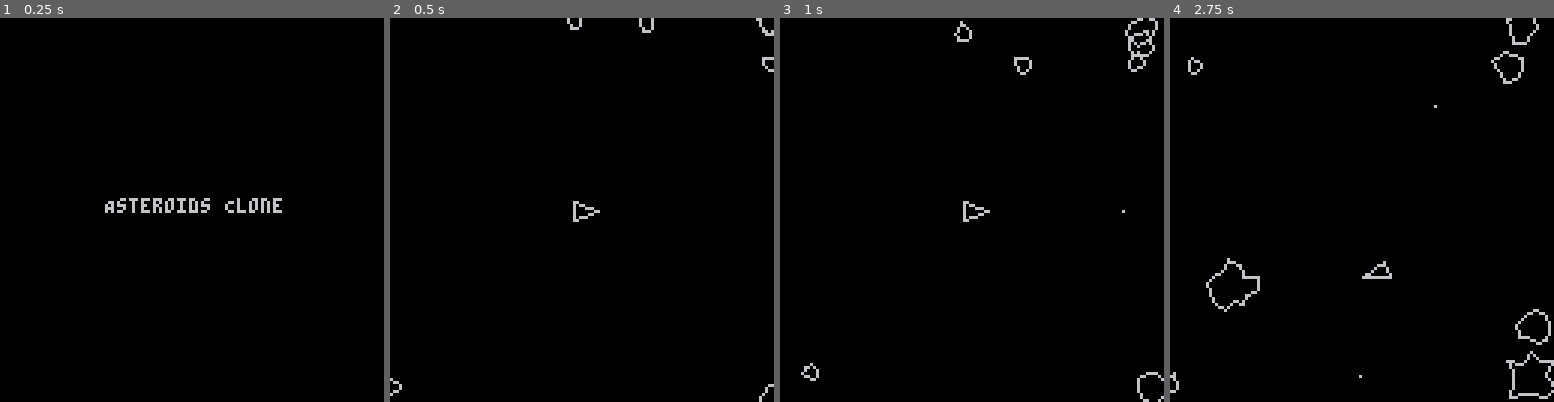
Above: before the commit, frames 1-4 (left to right).
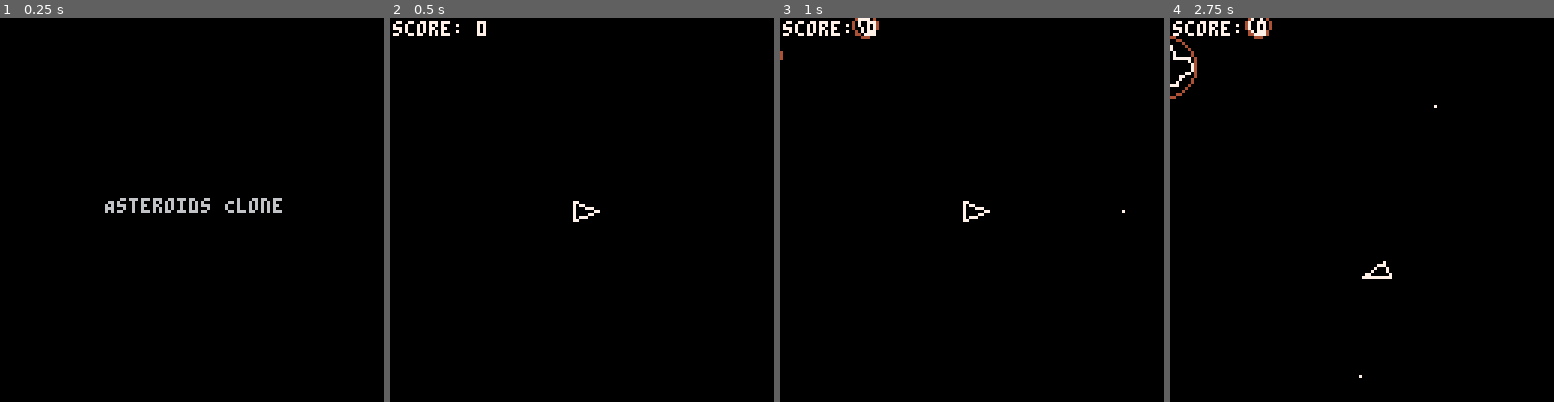
Above: after the commit, the same moments.

Repository: spencersokol/asteroids
Game: PICO-8 cartridge demo.p8
Same seed, same stepped clock (60 frames per second), same inputs: the game is played once before the commit and once after it.
Inputs:
- Up to frame 1 (0.25 s): no input
- Up to frame 2 (0.5 s): tap X (X key) at 0.33 s
- Up to frame 3 (1 s): tap O (Z key) at 0.7 s
- Up to frame 4 (2.75 s): tap X (X key) at 1.07, 1.85 s; hold Right 1.6-2.1 s; tap O (Z key) at 1.7, 2.1, 2.5 s; hold Up 2.15-2.42 s; hold Right from 2.47 s (still down)

Frame 1 is identical in both runs. In frame 2, 0.8% of the frame differs, in the area x 0-100%, y 0-100%; in frame 3, 1.4%; in frame 4, 2.2%.

Commit message:
Add .gitignore; Fix asteroids spawning; Add debugging

Diff:
--- a/demo.p8
+++ b/demo.p8
@@ -1,8 +1,6 @@
 pico-8 cartridge // http://www.pico-8.com
 version 43
 __lua__
-
-#include src/main.lua
 
 #include src/utils/globals.lua
 #include src/utils/debug.lua
@@ -20,6 +18,8 @@
 #include src/scenes/title.lua
 #include src/scenes/game.lua
 
+#include src/main.lua
+
 function _init()
     scene:load(title)
 end
--- a/src/entities/asteroid.lua
+++ b/src/entities/asteroid.lua
@@ -2,10 +2,12 @@
 
     label = "asteroid",
 
+    score = 50,
     x = 0,
     y = 0,
     width = 7,
     variation = 3,
+    buffer = 0,
     points = {},
     min_points = 8,
     rotation = 0,
@@ -14,6 +16,39 @@
     spin_speed = 0,
     x_velocity = 0,
     y_velocity = 0,
+    is_killer = false,
+
+    find_start = function(_ENV)
+
+        -- probably a better way to do this whole thing
+
+        -- center screen
+        x = 64
+        y = 64
+
+        -- need to essentially reverse velocity
+        -- to get a good starting point
+        local x_sign = x_velocity >= 0 and -1 or 1
+        local y_sign = y_velocity >= 0 and -1 or 1
+
+        -- figure out the multiplier to get from
+        -- the center point to off screen
+        local x_multiplier = ((64 + buffer)/x_velocity)
+        local y_multiplier = ((64 + buffer)/y_velocity)
+
+        -- log("x_multiplier: " .. x_multiplier)
+        -- log("y_multiplier: " .. y_multiplier)
+
+        -- get the starting point by using the smallest multiplier
+        if (abs(x_multiplier) < abs(y_multiplier)) then
+            x += flr(x_multiplier * x_velocity) * x_sign
+            y += flr(x_multiplier * y_velocity) * y_sign
+        else
+            x += flr(y_multiplier * x_velocity) * x_sign
+            y += flr(y_multiplier * y_velocity) * y_sign
+        end
+
+    end,
 
     init = function(_ENV)
 
@@ -26,11 +61,16 @@
         rotation = rnd()
         spin_speed = rnd(0.015)
 
-        x = cos(rotation) * -256
-        y = sin(rotation) * -256
+        buffer = width + variation + 10
 
         x_velocity = cos(rotation) * speed
         y_velocity = sin(rotation) * speed
+
+        _ENV:find_start()
+
+        log("asteroid.position: " .. x .. "," .. y)
+        log("asteroid.rotation: " .. rotation)
+        log("asteroid.velocity: " .. x_velocity .. "," .. y_velocity)
 
         -- generate random number of points based on size
         local num_points = flr(rnd(5)) + width
@@ -48,17 +88,22 @@
 
         entity.update(_ENV)
 
-        -- update position
+        -- update position and spin
         x += x_velocity
         y += y_velocity
 
-        -- don't go off screen
-        if (x > 128) x = 0
-        if (x < 0) x = 128
-        if (y > 128) y = 0
-        if (y < 0) y = 128
+        spin += spin_speed
 
-        spin += spin_speed
+
+        -- don't go too far off screen
+        -- use a buffer so the asteroid goes off screen though
+        local lower = 0 - buffer
+        local upper = 128 + buffer
+
+        if (x > upper) x = lower
+        if (x < lower) x = upper
+        if (y > upper) y = lower
+        if (y < lower) y = upper
 
     end,
 
@@ -79,7 +124,8 @@
                 x + cos(r1 + spin) * d1,
                 y + sin(r1 + spin) * d1,
                 x + cos(r2 + spin) * d2,
-                y + sin(r2 + spin) * d2
+                y + sin(r2 + spin) * d2,
+                7
             )
 
         end
@@ -88,11 +134,13 @@
 })
 
 small_asteroid = asteroid:extend({
+    score = 100,
     width = 4,
     variation = 2
 })
 
 large_asteroid = asteroid:extend({
+    score = 20,
     width = 10,
     variation = 5
 })
--- a/src/entities/bullet.lua
+++ b/src/entities/bullet.lua
@@ -43,7 +43,7 @@
     end,
 
     draw = function(_ENV)
-        pset(x, y)
+        pset(x, y, 7)
     end,
 
     destroy = function(_ENV)
--- a/src/entities/ship.lua
+++ b/src/entities/ship.lua
@@ -111,9 +111,9 @@
 
     draw = function(_ENV)
 
-        line(front.x, front.y, rear_left.x, rear_left.y)
-        line(front.x, front.y, rear_right.x, rear_right.y)
-        line(rear_left.x, rear_left.y, rear_right.x, rear_right.y)
+        line(front.x, front.y, rear_left.x, rear_left.y, 7)
+        line(front.x, front.y, rear_right.x, rear_right.y, 7)
+        line(rear_left.x, rear_left.y, rear_right.x, rear_right.y, 7)
 
     end,
 
--- a/src/main.lua
+++ b/src/main.lua
@@ -1,3 +1,5 @@
+if (debug) enable_debug()
+
 function _update()
     if (scene.current) scene.current:update()
 end
--- a/src/scenes/game.lua
+++ b/src/scenes/game.lua
@@ -1,18 +1,12 @@
 game = scene:extend({
 
     player = {},
-    starting_asteroids = 7,
+    game = {},
 
     init = function(_ENV)
 
-        local asteroid_types = { small_asteroid, asteroid, large_asteroid }
-
+        game = gamestate:new()
         player = ship:new()
-
-        for i = 1, starting_asteroids do
-            local asteroid_type = rnd(asteroid_types)
-            asteroid_type:new()
-        end
 
     end,
 
@@ -38,14 +32,22 @@
         for a in all(asteroids) do
 
             if asteroid_hits_player(_ENV, a) then
+
+                log("player died!")
+                log("player: " .. player.x .. "," .. player.y)
+                log("asteroid: " .. a.x .. "," .. a.y .. " " .. a.width)
+                a.is_killer = true
+
                 --do lose life or game over
-                player:destroy(_ENV)
+                game.player_dead = true
+                sfx(0)
             end
 
             for b in all(bullets) do
                 if bullet_hits_asteroid(_ENV, b, a) then
                     a:destroy(_ENV)
                     b:destroy(_ENV)
+                    game.score += a.score
                 end
             end
         end
@@ -59,6 +61,8 @@
 
         end
 
+        game:update()
+
         if btnp(5) then
             scene:load(title)
         end
@@ -70,13 +74,19 @@
         -- decide on what objects to actually draw first
         -- this just tries to draw everything
         for e in all(entity.objects) do
-            e:draw()
+            if (e:is(ship)) then
+                if (not game.player_dead) e:draw()
+            else
+                e:draw()
+            end
         end
+
+        print("score: " .. game.score, 1, 1, 7)
 
     end,
 
     destroy = function(_ENV)
-        gamestate:destroy()
+        game:destroy()
     end,
 
     bullet_hits_asteroid = function(_ENV, bullet, asteroid)
@@ -85,6 +95,8 @@
     end,
 
     asteroid_hits_player = function(_ENV, asteroid)
+
+        if (game.player_dead) return false
 
         -- add a buffer here to be a little forgiving
         local radius = asteroid.width - 0.5
@@ -96,6 +108,7 @@
 
         if (front or rear_left or rear_right) return true
 
+        --[[
         -- check the lines
         local side1 = line_in_circle(
             player.front.x,
@@ -126,6 +139,7 @@
         )
 
         if (side1 or side2 or side3) return true
+        ]]
 
         return false
 
--- a/src/utils/debug.lua
+++ b/src/utils/debug.lua
@@ -1,7 +1,23 @@
-function log(any, overwrite)
-  printh(tostr(any), logfile or "log", overwrite)
-end
+log = _noop
 
 function enable_debug()
-    -- hitboxes?
+
+    log = function(any, overwrite)
+        printh(tostr(any), logfile or "log", overwrite)
+    end
+
+    local _ad = asteroid.draw
+
+    asteroid.draw = function(_ENV)
+
+        if (_ENV.is_killer) then
+            circfill(_ENV.x, _ENV.y, _ENV.width, 8)
+        else
+            circ(_ENV.x, _ENV.y, _ENV.width, 4)
+        end
+
+        _ad(_ENV)
+
+    end
+
 end
--- a/src/utils/gamestate.lua
+++ b/src/utils/gamestate.lua
@@ -1,16 +1,88 @@
 gamestate = gameobject:extend({
 
+    player_dead = false,
     bullet_count = 0,
     bullet_max = 3,
     lives = 3,
     score = 0,
+    frames = 0,
+    seconds = 0, -- since last asteroid spawn
 
-    destroy = function(_ENV)
+    should_spawn_asteroids = function(_ENV)
+
+        if (player_dead) return
+
+        if (score < 1000) then
+            return (6 == seconds)
+        elseif (score < 5000) then
+            return (4 == seconds)
+        elseif (score < 10000) then
+            return (3 == seconds)
+        end
+
+        return (2 == seconds)
+
+    end,
+
+    spawn_count = function(_ENV)
+
+        if (score < 1000) then
+            return flr(rnd(2)) + 1
+        elseif (score < 5000) then
+            return flr(rnd(4)) + 1
+        elseif (score < 10000) then
+            return flr(rnd(6)) + 1
+        end
+
+        return flr(rnd(8))
+
+    end,
+
+    spawn_asteroids = function(_ENV, spawn_count)
+
+        spawn_count = spawn_count or _ENV:spawn_count()
+
+        local asteroid_types = { small_asteroid, asteroid, large_asteroid }
+
+        log("adding " .. spawn_count .. " asteroids")
+
+        for i = 1, spawn_count do
+            local asteroid_type = rnd(asteroid_types)
+            asteroid_type:new()
+        end
+
+        seconds = 0
+
+    end,
+
+    init = function(_ENV)
 
         bullet_count = 0
         bullet_max = 3
         lives = 3
         score = 0
+        frames = 0
+        seconds = 0
+
+        _ENV:spawn_asteroids(7)
+
+    end,
+
+    update = function(_ENV)
+
+        frames += 1
+
+        if (frames > 30) then
+            frames = 0
+            seconds += 1
+            -- log("gamestate: 1 second elapsed")
+        end
+
+        if (_ENV:should_spawn_asteroids()) _ENV:spawn_asteroids()
+
+    end,
+
+    destroy = function(_ENV)
 
     end
 
--- a/src/utils/globals.lua
+++ b/src/utils/globals.lua
@@ -2,7 +2,7 @@
 _g = _ENV
 
 -- debug
-debug = false
+debug = true
 
 -- empty function
 _noop = function() end
Not shown, removed: log.p8l
Not shown, added: .gitignore
Not shown, changed: README.md
